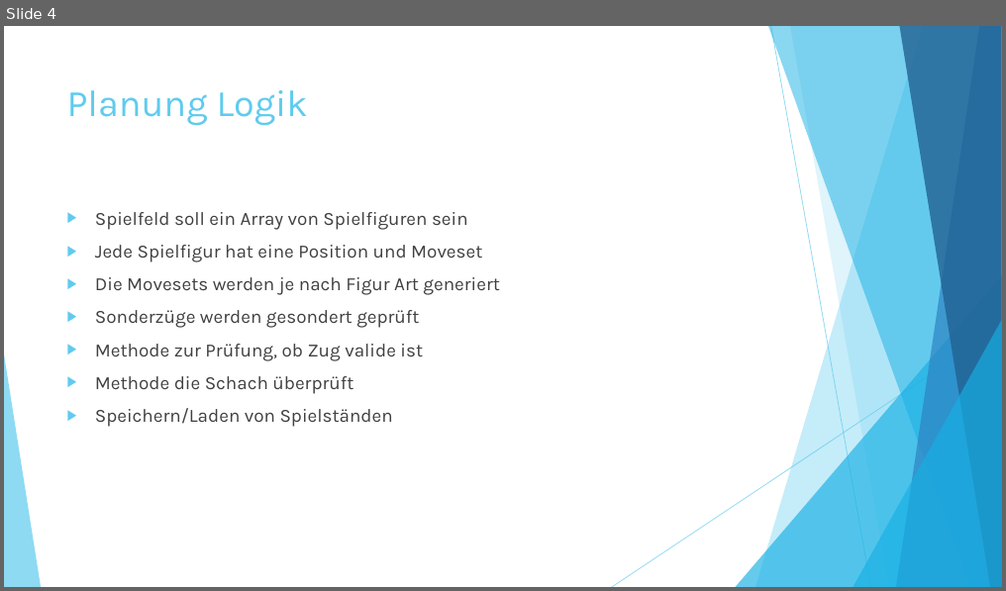
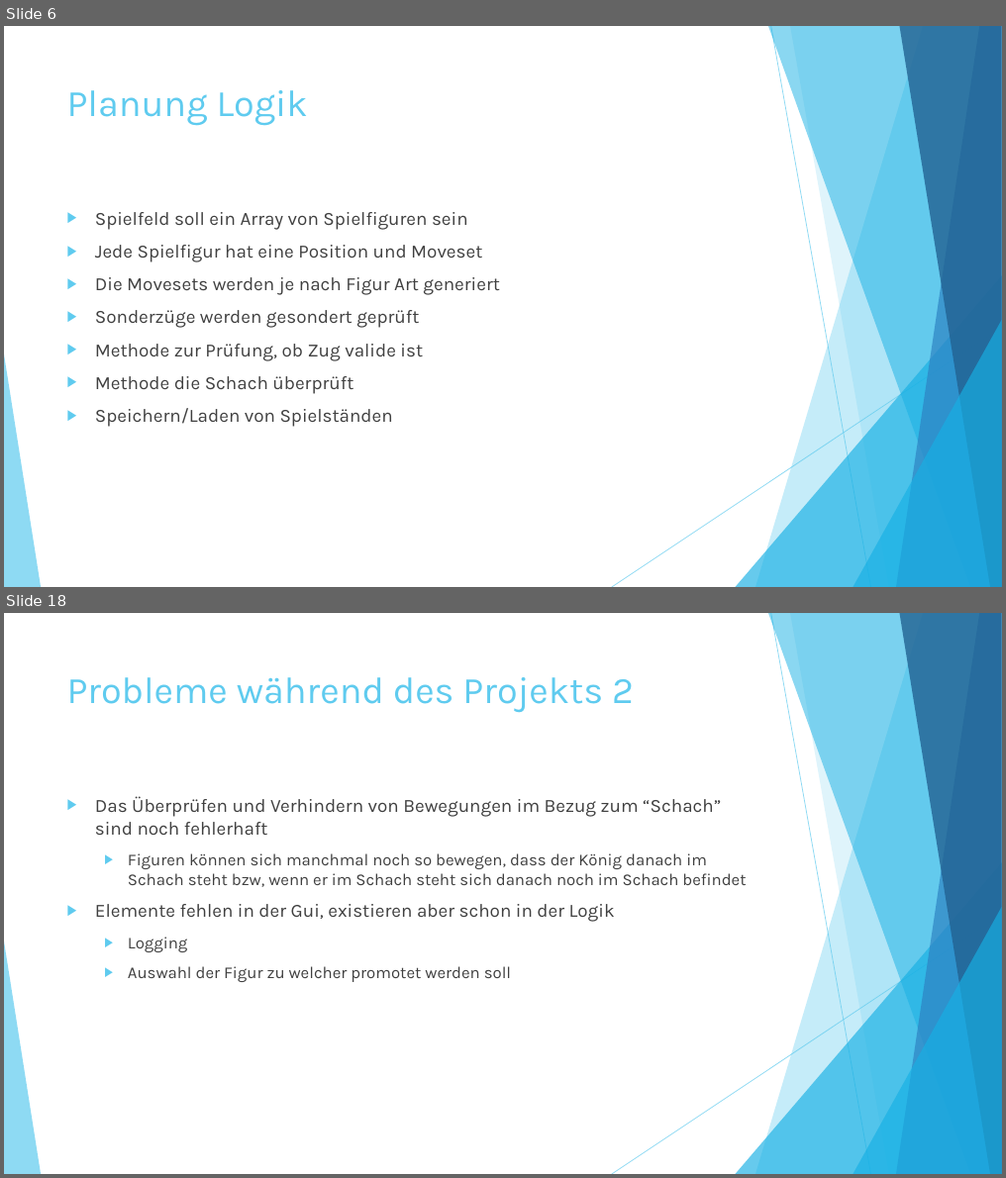
Before and after one commit to ThomasWagner-dev/Schach, a slide deck: Schachprojekt.pptx. Shown one above the other, each under a label of ours: slide 4 before the commit, slides 6 and 18 after it; the slides between them are not shown. The pictures are 1006x591 and 1006x1178 pixels, drawn with LibreOffice and Linux fonts; fonts in the diff are those of the drawing. Boxes give left, top, right and bottom in pixels: in the first picture for what was removed or moved away, otherwise in the second. Text is boxed around its words. In the diff, an @@ line names an element or a change of style, - is before the commit and + after.

```diff
--- a/Schachprojekt.pptx
+++ b/Schachprojekt.pptx
@@ slide 18 added at (4, 613, 1002, 1174), background #FFFFFF; not listed: 10 template elements that a slide beside it also shows @@
@@ title added at (67, 677, 634, 713), 36 pt, text #5FCBEF @@
+Probleme während des Projekts 2
@@ text added at (95, 796, 746, 982), 16 pt, text #404040 @@
+▶ Das Überprüfen und Verhindern von Bewegungen im Bezug zum “Schach” sind noch fehlerhaft
+  ▶ Figuren können sich manchmal noch so bewegen, dass der König danach im Schach steht bzw, wenn er im Schach steht sich danach noch im Schach befindet
+▶ Elemente fehlen in der Gui, existieren aber schon in der Logik
+  ▶ Logging
+  ▶ Auswahl der Figur zu welcher promotet werden soll
@@ what was slide 4 is now slide 6 @@
```
Also in this commit, not shown: 4 slides changed, 9 other slides added, 1 other file.
